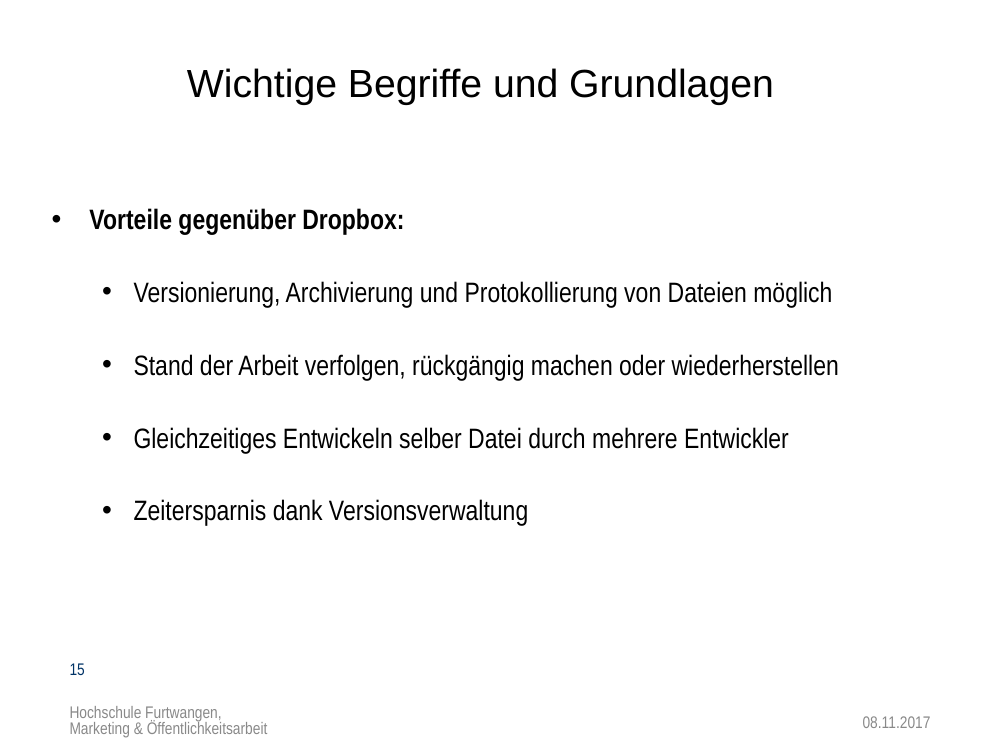
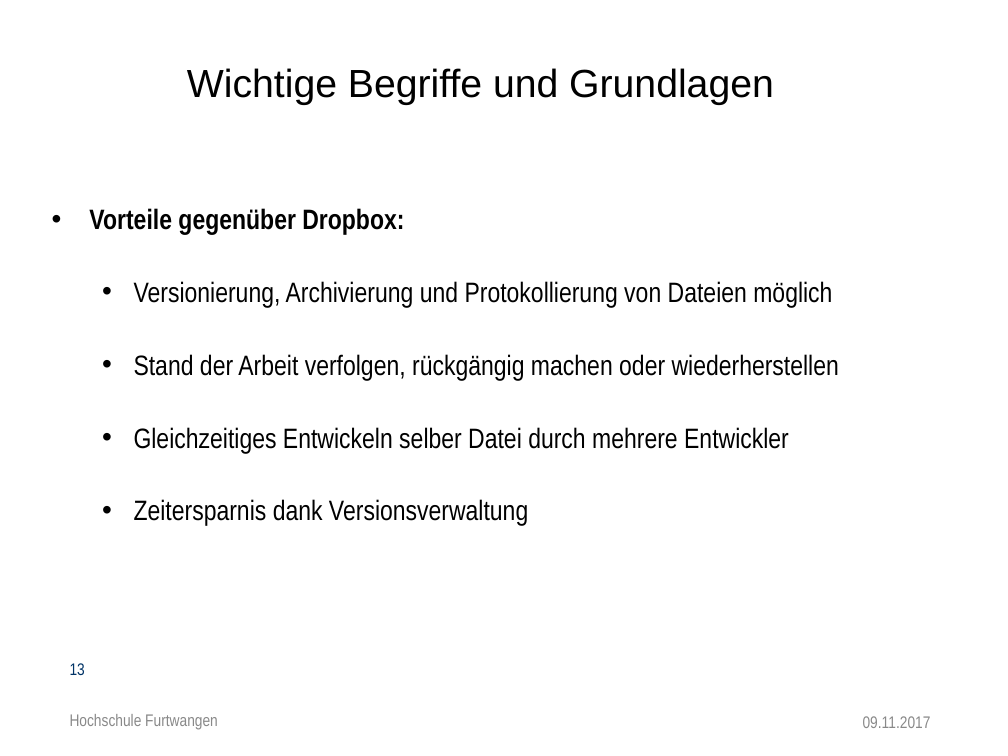
Before and after one commit to Ertugrul-Furtwangen/Erti, a slide deck: slide 13 of Thesis-Präsentation.pptx (slide 15 before the commit). Drawn at 1008x756 pixels with LibreOffice and Linux fonts; fonts in the diff are those of the drawing; background and template pictures are left out. Boxes give left, top, right and bottom in pixels: in the first picture for what was removed or moved away, otherwise in the second. Text is boxed around its words. In the diff, an @@ line names an element or a change of style, - is before the commit and + after.

```diff
--- a/Thesis-Präsentation.pptx
+++ b/Thesis-Präsentation.pptx
@@ page number at <box>70,663,85,675</box>: text changed @@
-15
+13
@@ text at <box>70,714,218,730</box>: text changed @@
-Hochschule Furtwangen, Marketing & Öffentlichkeitsarbeit
+Hochschule Furtwangen
@@ text at <box>863,716,931,728</box>: text changed @@
-08.11.2017
+09.11.2017
```
Also in this commit, not shown: 39 other slides changed, 3 slides added, 2 slides removed.
